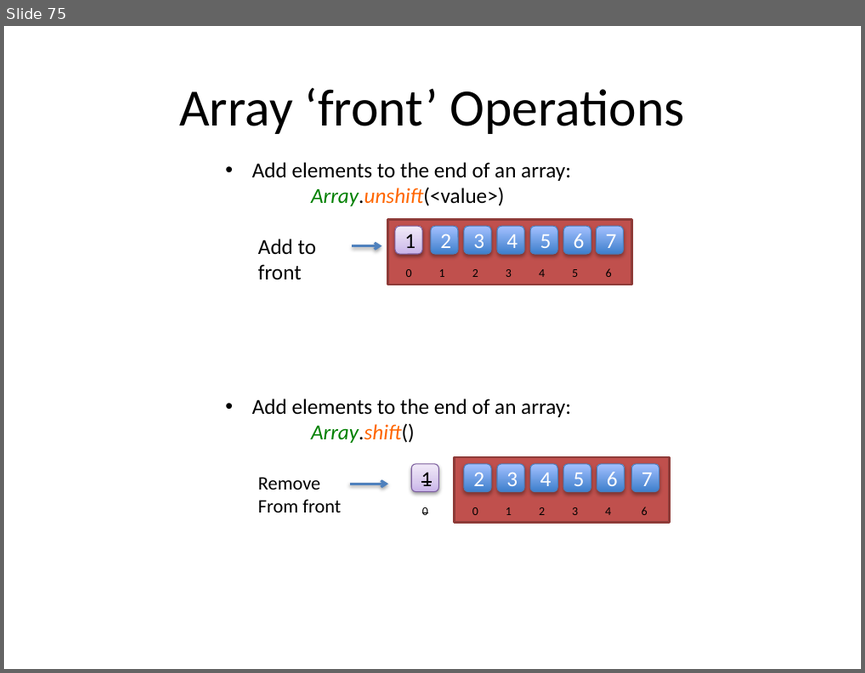
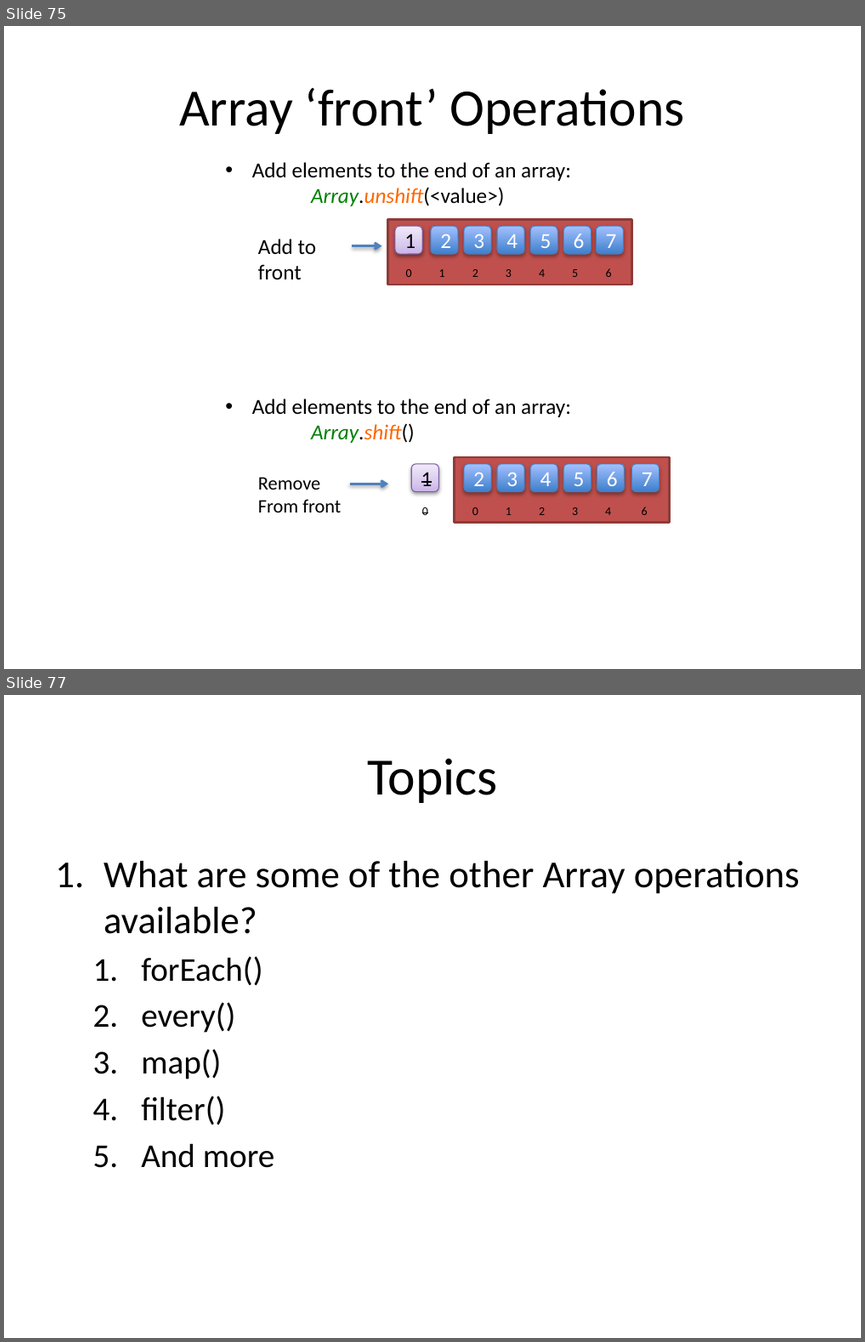
Before and after one commit to xiliax/web-programming-fundamentals, a slide deck: docs/learn-computer-programming.pptx. Shown one above the other, each under a label of ours: slide 75 before the commit, slides 75 and 77 after it; the slides between them are not shown. The pictures are 865x673 and 865x1342 pixels, drawn with LibreOffice and Linux fonts; fonts in the diff are those of the drawing. Boxes give left, top, right and bottom in pixels: in the first picture for what was removed or moved away, otherwise in the second. Text is boxed around its words. In the diff, an @@ line names an element or a change of style, - is before the commit and + after.

Commit message:
Documentation, slides, and code examples for c05s13 - JavaScript - Array Advance

```diff
--- a/docs/learn-computer-programming.pptx
+++ b/docs/learn-computer-programming.pptx
@@ slide 77 added at bbox=[4, 695, 861, 1338], background #FFFFFF @@
@@ title added at bbox=[367, 758, 498, 803], 44 pt, text #000000 @@
+Topics
@@ text added at bbox=[103, 861, 800, 1168], 32 pt, text #000000 @@
+1. What are some of the other Array operations available?
+  1. forEach()
+  2. every()
+  3. map()
+  4. filter()
+  5. And more
```
Also in this commit, not shown: 6 other slides added, 10 other files.
